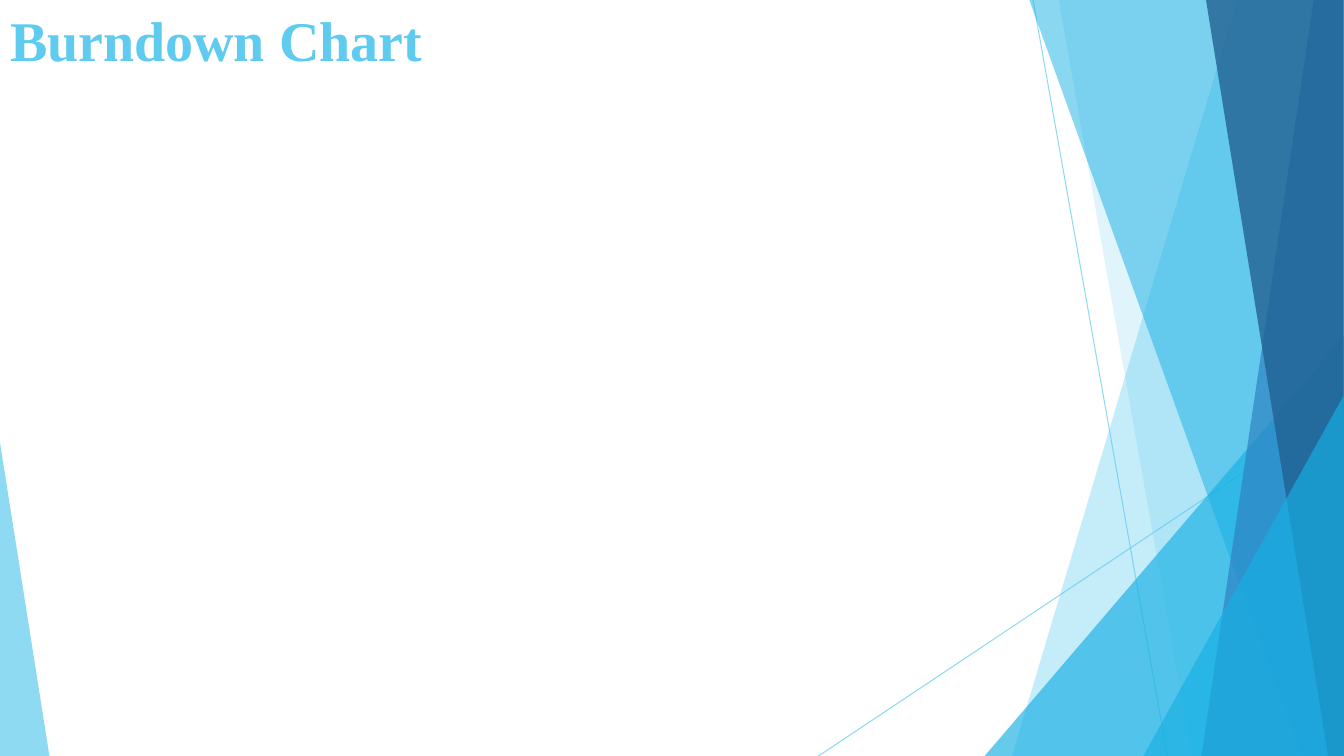
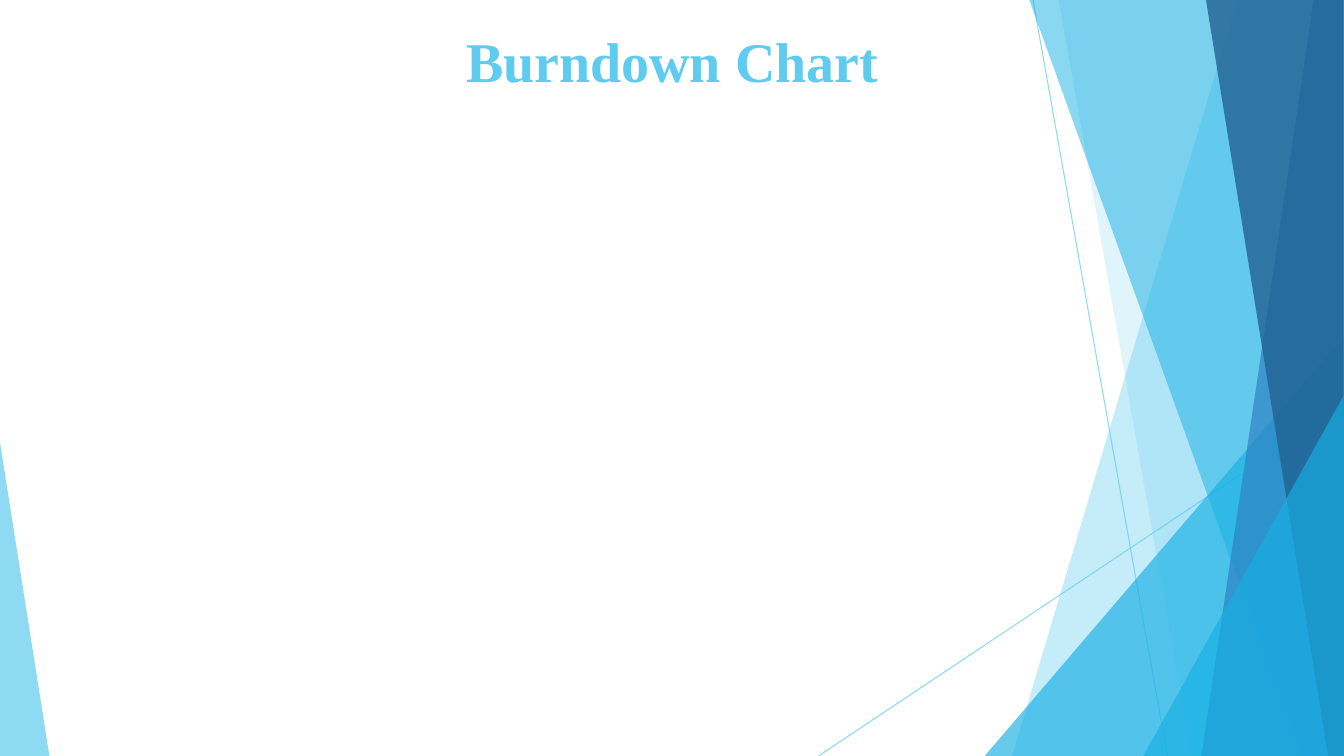
Before and after one commit to BU-NU-CLOUD-SP16/Network-Programmability-as-a-Service, a slide deck: slide 7 of Sprint_4.pptx. Drawn at 1344x756 pixels with LibreOffice and Linux fonts; fonts in the diff are those of the drawing. Boxes give left, top, right and bottom in pixels: in the first picture for what was removed or moved away, otherwise in the second. Text is boxed around its words. In the diff, an @@ line names an element or a change of style, - is before the commit and + after.

```diff
--- a/Sprint_4.pptx
+++ b/Sprint_4.pptx
@@ title "Burndown Chart": place and size @@
-title "Burndown Chart" at (10, 22, 422, 62)
+title "Burndown Chart" at (466, 43, 878, 83)
@@ title "Burndown Chart" at (466, 43, 878, 83): alignment left to centre @@
```
Also in this commit, not shown: 7 other slides changed, 1 slide added, 1 slide removed.
